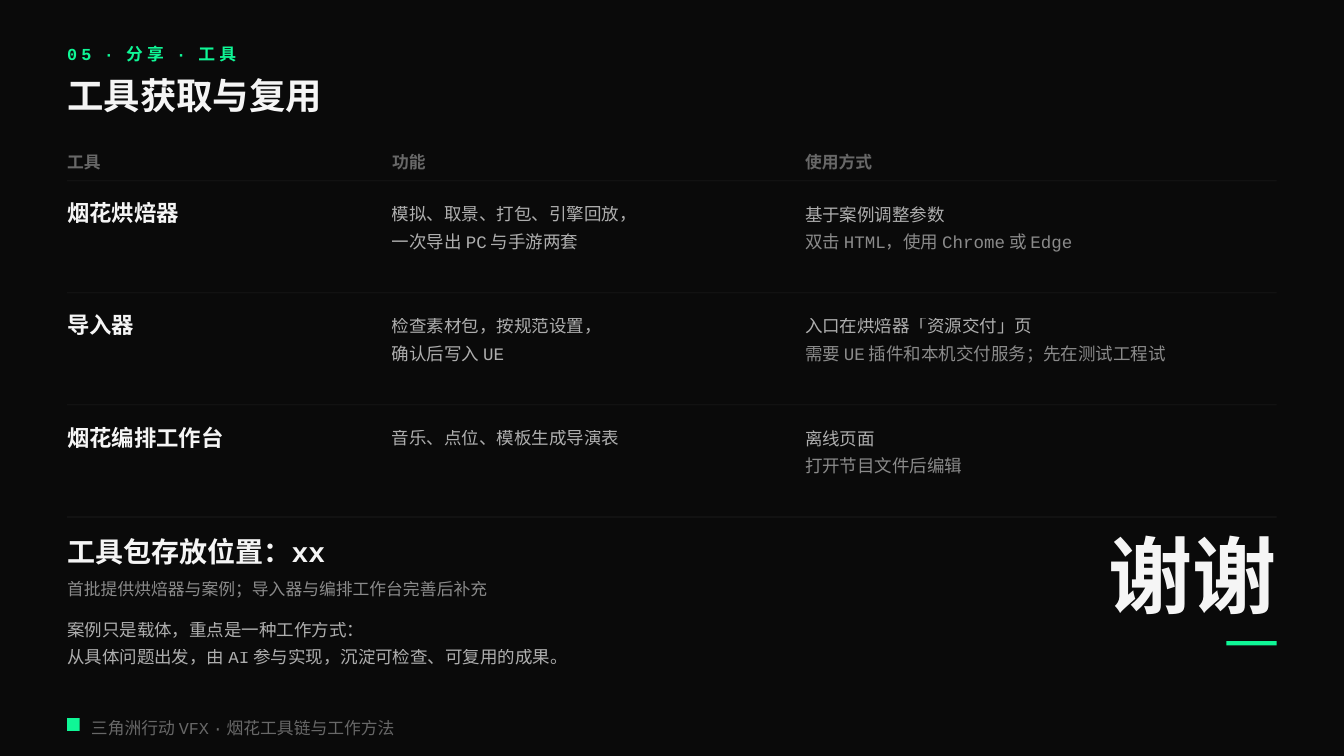
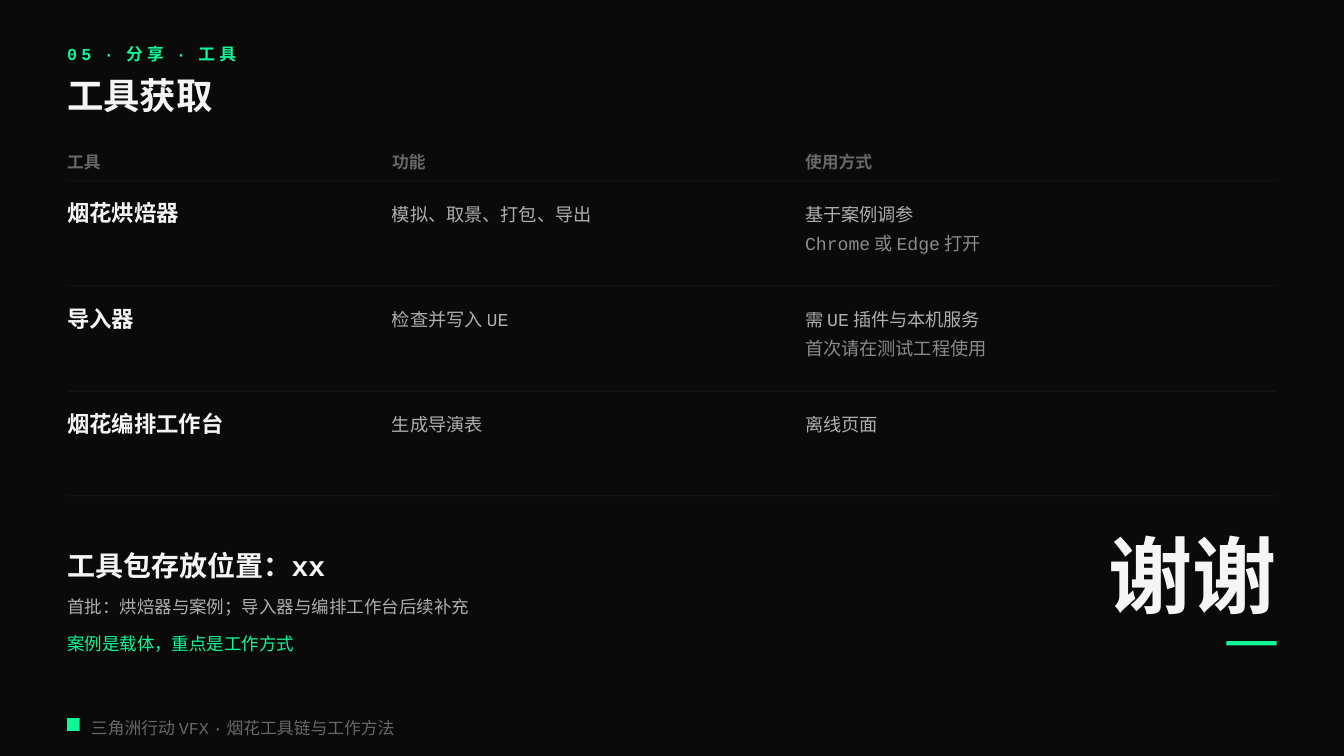
Before and after one commit to loccmaiii-lang/FireWorksLab, a slide deck: slide 24 of 协作/提示词/分享PPT交接_2026-10-29/第三版交付/烟花秀AI全流程_第三版.pptx. Drawn at 1344x756 pixels with LibreOffice and Linux fonts; fonts in the diff are those of the drawing. Boxes give left, top, right and bottom in pixels: in the first picture for what was removed or moved away, otherwise in the second. Text is boxed around its words. In the diff, an @@ line names an element or a change of style, - is before the commit and + after.

```diff
--- a/协作/提示词/分享PPT交接_2026-10-29/第三版交付/烟花秀AI全流程_第三版.pptx
+++ b/协作/提示词/分享PPT交接_2026-10-29/第三版交付/烟花秀AI全流程_第三版.pptx
@@ text at (x1=67, y1=78, x2=213, y2=113): text changed @@
-工具获取与复用
+工具获取
@@ text at (x1=392, y1=206, x2=592, y2=223): text changed; size 12.5 to 13 pt @@
-模拟、取景、打包、引擎回放，
-一次导出 PC 与手游两套
+模拟、取景、打包、导出
@@ text at (x1=805, y1=206, x2=980, y2=254): text changed; size 12.5 to 13 pt @@
-基于案例调整参数
-双击 HTML，使用 Chrome 或 Edge
+基于案例调参
+Chrome 或 Edge 打开
@@ text "导入器" moved from (x1=67, y1=314, x2=134, y2=335) to (x1=67, y1=308, x2=134, y2=329) @@
@@ text at (x1=392, y1=311, x2=509, y2=328): text changed; size 12.5 to 13 pt @@
-检查素材包，按规范设置，
-确认后写入 UE
+检查并写入 UE
@@ text at (x1=805, y1=311, x2=986, y2=357): text changed; size 12.5 to 13 pt; text colour #F5F5F5 at 55% opacity to #F5F5F5 at 70% opacity @@
-入口在烘焙器「资源交付」页
-需要 UE 插件和本机交付服务；先在测试工程试
+需 UE 插件与本机服务
+首次请在测试工程使用
@@ text "烟花编排工作台" moved from (x1=67, y1=427, x2=223, y2=448) to (x1=67, y1=413, x2=223, y2=434) @@
@@ text at (x1=392, y1=416, x2=483, y2=433): text changed; size 12.5 to 13 pt @@
-音乐、点位、模板生成导演表
+生成导演表
@@ text "离线页面" moved from (x1=805, y1=430, x2=962, y2=474) to (x1=805, y1=416, x2=878, y2=433) @@
@@ text "离线页面" at (x1=805, y1=416, x2=878, y2=433): size 12.5 to 13 pt; line spacing 19.4pt to 20.1pt @@
@@ text at (x1=805, y1=457, x2=962, y2=474): paragraph removed @@
-打开节目文件后编辑
@@ text "工具包存放位置：xx" moved from (x1=67, y1=538, x2=325, y2=565) to (x1=67, y1=552, x2=325, y2=579) @@
@@ text at (x1=67, y1=598, x2=469, y2=616): text changed; size 12 to 12.5 pt; text colour #F5F5F5 at 55% opacity to #F5F5F5 at 70% opacity @@
-首批提供烘焙器与案例；导入器与编排工作台完善后补充
+首批：烘焙器与案例；导入器与编排工作台后续补充
@@ text at (x1=67, y1=635, x2=294, y2=652): text changed; text colour #F5F5F5 at 70% opacity to #0FF796 @@
-案例只是载体，重点是一种工作方式：
-从具体问题出发，由 AI 参与实现，沉淀可检查、可复用的成果。
+案例是载体，重点是工作方式
```
Also in this commit, not shown: 23 other slides changed, 5 other files.
